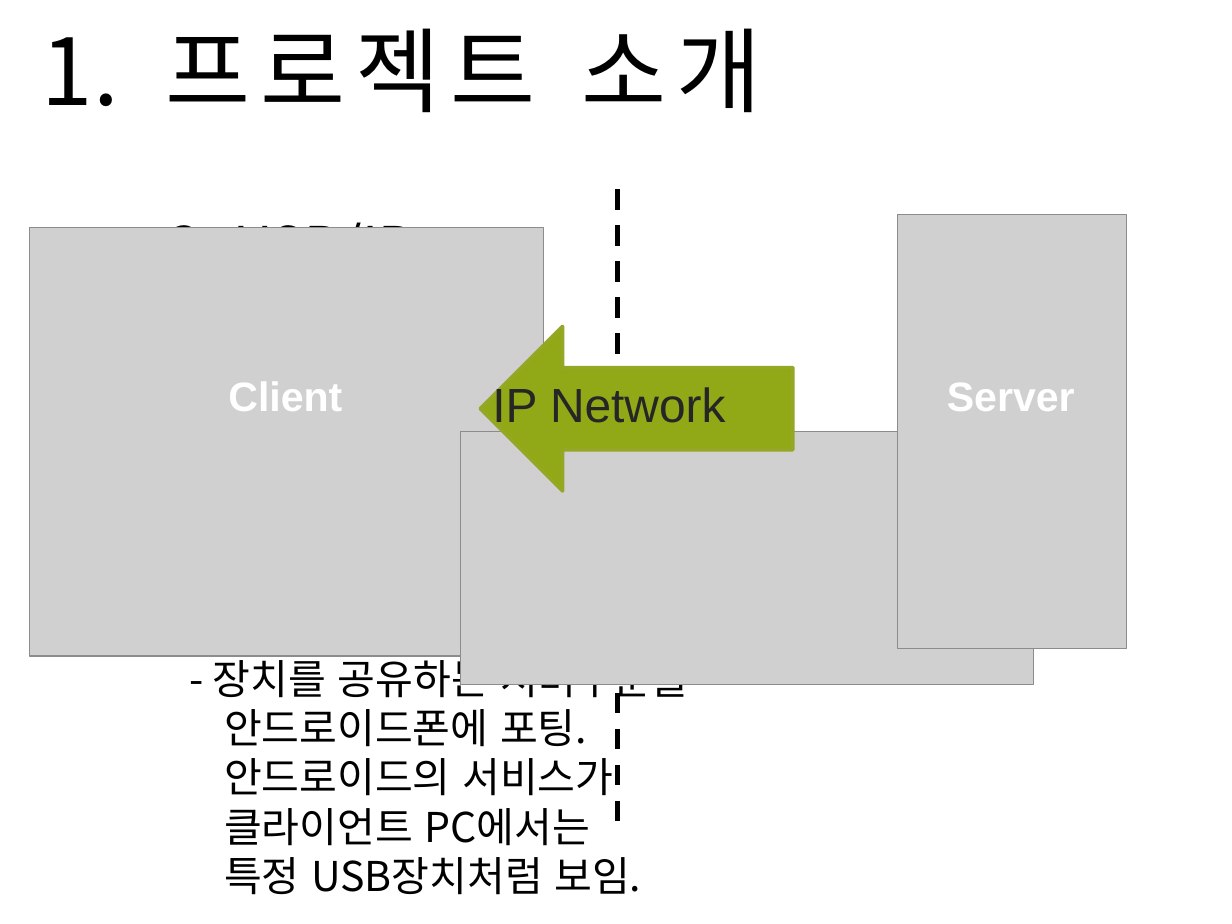
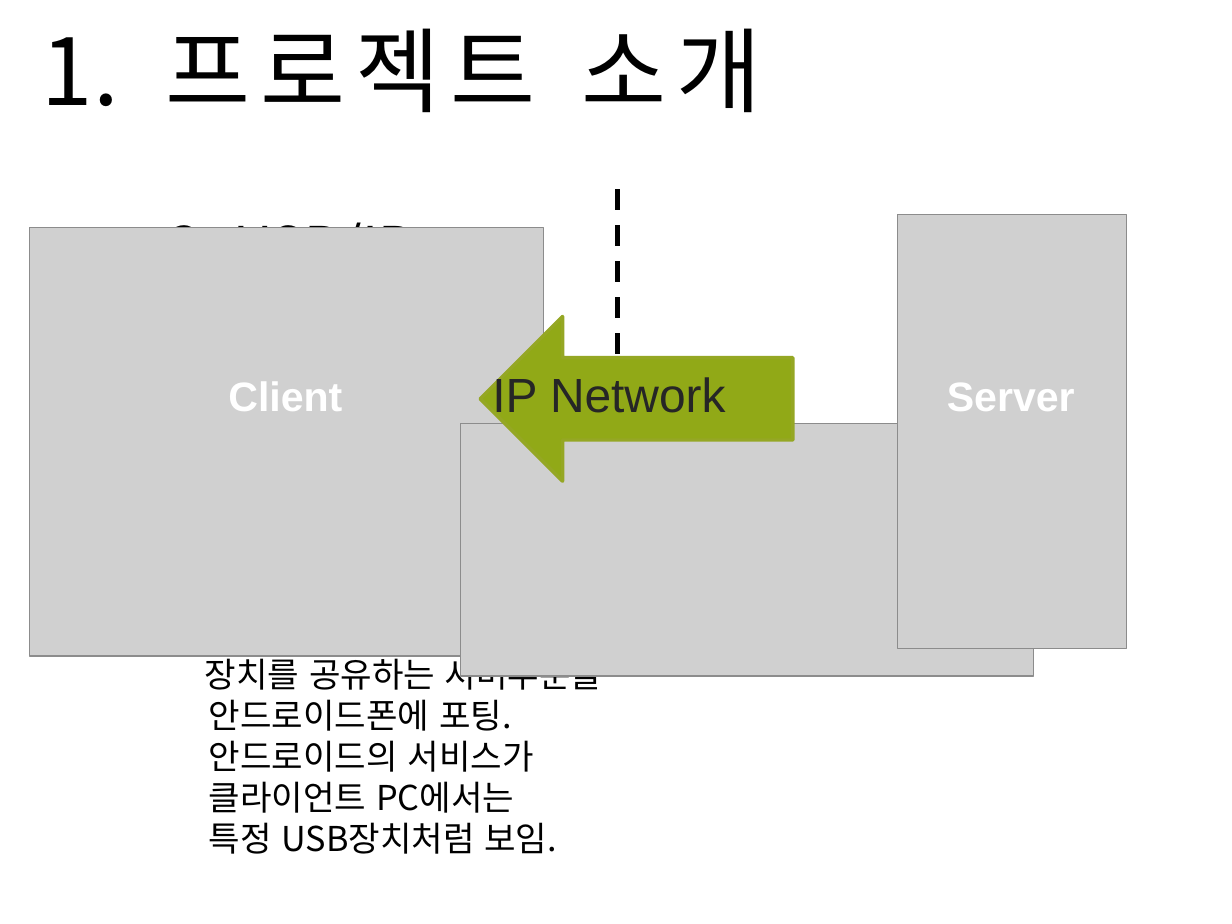
Before and after one commit to Sanghyun-Lee/Android-USB, a slide deck: slide 10 of Documents/presentation doc/proposal_presentation.pptx. Drawn at 1232x924 pixels with LibreOffice and Linux fonts; fonts in the diff are those of the drawing; grey boxes stand for pictures; background and template pictures are left out. Boxes give left, top, right and bottom in pixels: in the first picture for what was removed or moved away, otherwise in the second. Text is boxed around its words. In the diff, an @@ line names an element or a change of style, - is before the commit and + after.

```diff
--- a/Documents/presentation doc/proposal_presentation.pptx
+++ b/Documents/presentation doc/proposal_presentation.pptx
@@ line moved from (617, 190) - (617, 834) to (617, 190) - (617, 648) @@
@@ down arrow: place and size @@
-down arrow at bbox=[480, 326, 793, 492]
+down arrow at bbox=[480, 317, 793, 482]
@@ text "IP Network": place and size @@
-text "IP Network" at bbox=[492, 384, 726, 431]
+text "IP Network" at bbox=[492, 374, 726, 421]
@@ picture: place and size @@
-picture at bbox=[461, 431, 1034, 684]
+picture at bbox=[461, 424, 1034, 676]
@@ text at bbox=[205, 602, 603, 697]: text changed @@
-android-USB
-- 장치를 공유하는 서버부분을
+< android-USB >
+장치를 공유하는 서버부분을
@@ text at bbox=[209, 699, 557, 854]: size 24 to 20 pt in "안드로이드폰에 포팅.", "안드로이드의 서비스가", "클라이언트 PC에서는", "특정 USB장치처럼 보임." @@
```
Also in this commit, not shown: 7 other slides changed, 6 other files.
